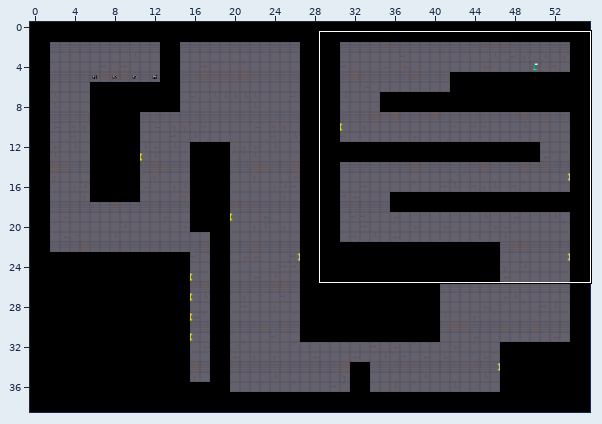
An edit to a level. Tiled map, Project/Maps/Vertical Slice/large_3.tmx. The picture above shows the old version from afar; the outline marks the close-up.
Close-up. First the earlier version:
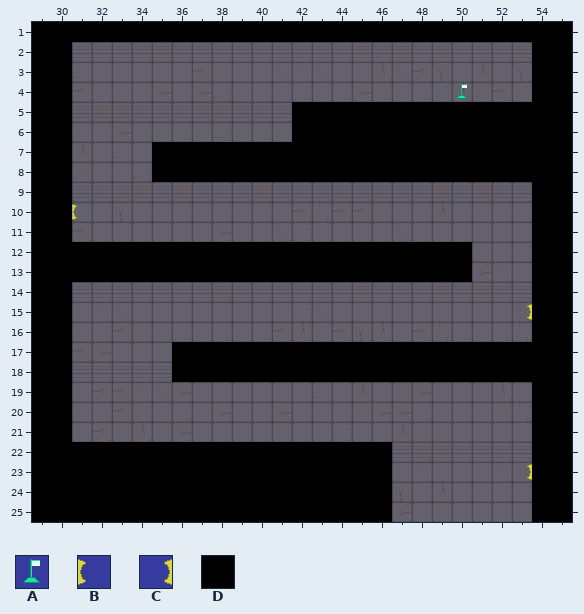
Cells are 32x32 px. Shown: x 29..55, y 1..25. The commit also changed other parts of the map, which this record leaves out.
Key: from "Ingredients": A 5, B 14, C 14 turned 180; from "Tiles": D 0.
_ is an empty cell.
Layers that did not change in this view are not listed.
Layer "Walls" before, first column x 29:
 1 DDDDDDDDDDDDDDDDDDDDDDDDDDD
 2 DD_______________________DD
 3 DD_______________________DD
 4 DD_______________________DD
 5 DD___________DDDDDDDDDDDDDD
 6 DD___________DDDDDDDDDDDDDD
 7 DD____DDDDDDDDDDDDDDDDDDDDD
 8 DD____DDDDDDDDDDDDDDDDDDDDD
 9 DD_______________________DD
10 DD_______________________DD
11 DD_______________________DD
12 DDDDDDDDDDDDDDDDDDDDDD___DD
13 DDDDDDDDDDDDDDDDDDDDDD___DD
14 DD_______________________DD
15 DD_______________________DD
16 DD_______________________DD
17 DD_____DDDDDDDDDDDDDDDDDDDD
18 DD_____DDDDDDDDDDDDDDDDDDDD
19 DD_______________________DD
20 DD_______________________DD
21 DD_______________________DD
22 DDDDDDDDDDDDDDDDDD_______DD
23 DDDDDDDDDDDDDDDDDD_______DD
24 DDDDDDDDDDDDDDDDDD_______DD
25 DDDDDDDDDDDDDDDDDD_______DD
Now the later version:
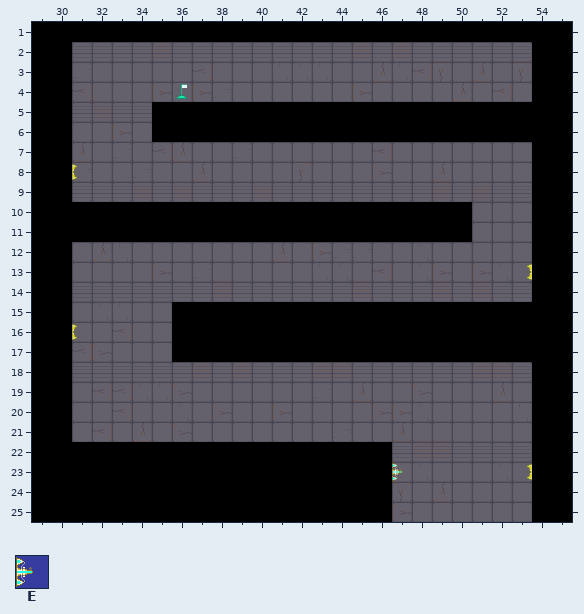
Further tiles: from "Ingredients": E 17.
Difference:
Layer "Walls":
y 5..6: x 35..41 _______ -> DDDDDDD
y 7..8: x 35..53 DDDDDDDDDDDDDDDDDDD -> ___________________
y 10..11: x 31..50 ____________________ -> DDDDDDDDDDDDDDDDDDDD
y 12..13: x 31..50 DDDDDDDDDDDDDDDDDDDD -> ____________________
y 15..16: x 36..53 __________________ -> DDDDDDDDDDDDDDDDDD
y 18: x 36..53 DDDDDDDDDDDDDDDDDD -> __________________
y 23: x 47 _ -> E
Layer "Ingredients":
y 4: x 36 _ -> A; x 50 A -> _
y 8: x 31 _ -> B
y 10: x 31 B -> _
y 13: x 53 _ -> C
y 15: x 53 C -> _
y 16: x 31 _ -> B
Boxes around the changes in both close-ups, in picture pixels (x1, y1, x2, y2):
changed: (152, 84, 532, 182)
added: (72, 164, 77, 180)
changed: (72, 202, 472, 282)
added: (527, 264, 532, 280)
changed: (172, 302, 532, 342)
added: (72, 324, 77, 340)
removed: (172, 362, 532, 382)
added: (392, 462, 403, 482)
